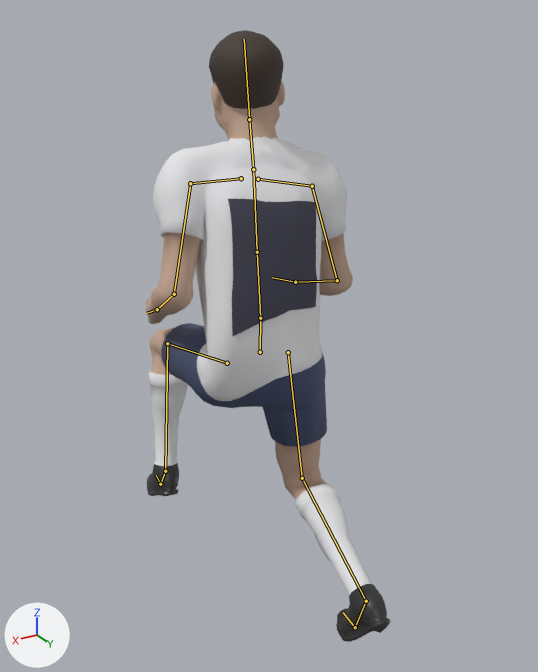
Renders of the Blender file assets/figure/figure.blend from each side of a commit.
One viewpoint serves both versions: a 50 mm camera at (0.974, 1.651, 1.751) aimed at (-0.021, -0.007, 0.922). The axes (+X, +Y, +Z) are drawn at lower left. The lights are the same throughout. The first picture is the older version. Both versions are drawn at frame 7 of the action 'cut_R'; the numbers are the values there. The bones that bend it are drawn over the model as lines.

Names of what the first picture shows: 'body', 'hair_short', 'number'.
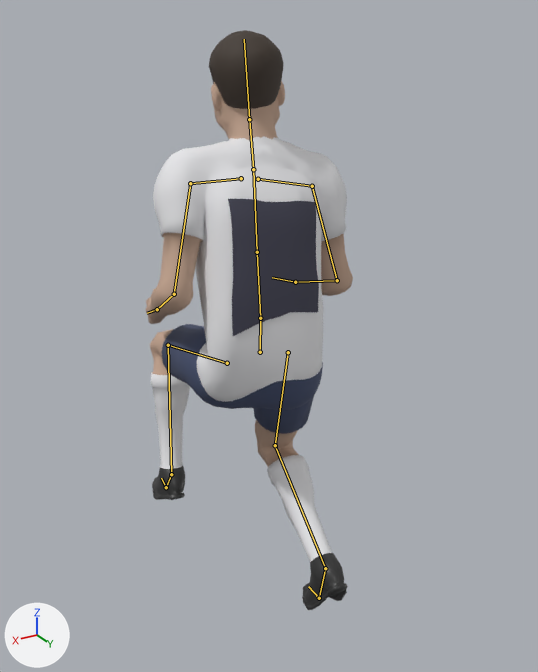
The edits, one by one:
Bone 'thigh_L' (bone_thigh_l) turns from (-80, -2, -6) to (-79, -2, -5) degrees about its own x, y and z.
Bone 'shin_L' (bone_shin_l) turns from (83, 0, -1) to (86, 0, -1) degrees about its own x, y and z.
Bone 'foot_L' (bone_foot_l) turns from (21, -2, 13) to (17, 0, 12) degrees about its own x, y and z.
Bone 'thigh_R' (bone_thigh_r) turns from (-3, 6, 8) to (-25, 6, 4) degrees about its own x, y and z.
Bone 'shin_R' (bone_shin_r) turns from (66, 0, 1) to (80, 0, 1) degrees about its own x, y and z.
Bone 'foot_R' (bone_foot_r) turns from (-19, -4, -7) to (-6, -4, -4) degrees about its own x, y and z.

Boxes [x1, y1, x2, y2] around the edits, measured in the pictures (538 x 672 px):
'body', posed (15% narrower): before [145, 81, 391, 642]; after [145, 81, 353, 610]
'number', posed: before [228, 199, 317, 337]; after [228, 199, 319, 336]
bone 'thigh_L', root to tip: before (227, 363) to (167, 343); after (227, 363) to (168, 345)
bone 'shin_L', root to tip: before (167, 343) to (165, 471); after (168, 345) to (171, 474)
bone 'foot_L', root to tip: before (165, 471) to (160, 484); after (171, 474) to (166, 487)
bone 'thigh_R', root to tip: before (288, 352) to (302, 478); after (288, 352) to (275, 445)
bone 'shin_R', root to tip: before (302, 478) to (366, 601); after (275, 445) to (325, 568)
bone 'foot_R', root to tip: before (366, 601) to (355, 627); after (325, 568) to (319, 598)
